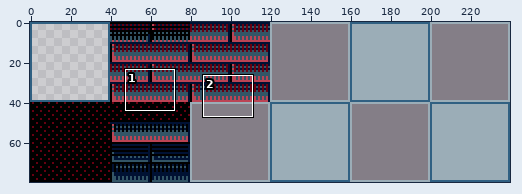
Two versions of one sprite sheet, Graphics/Maptiles_A.png. Above, an overview of the earlier version with the close-up marked.
Close-up. The starting point:
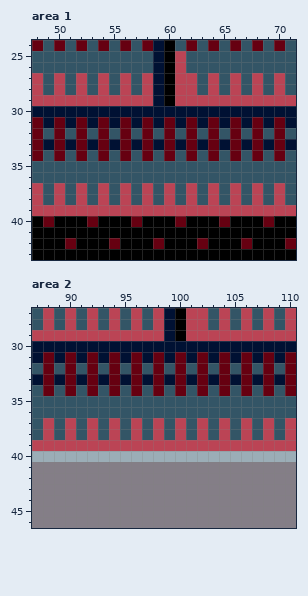
The file is 240x80 pixels. Shown: area 1: x 48..71, y 24..43; area 2: x 87..110, y 27..46. The commit also changed other parts of the picture, which this record leaves out.
New version:
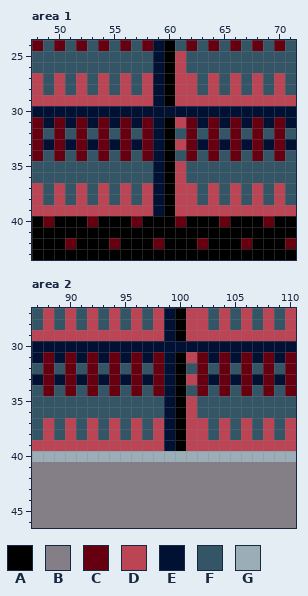
Palette (. is transparent): A #000000  B #847e87  C #660011  D #bb4455  E #001133  F #335566  G #9badb7
Changes in this commit:
Area 1:
The author changed colour C to colour A in rows 31 to 34 at x 60.
The author changed colour D to colour A in rows 37 to 39 at x 60.
The author changed colour F to colour A in rows 35 to 36 at x 60.
The author changed colour E to colour D in row 31 at x 61; in row 33 at x 61.
The author changed colour F to colour D in rows 35 to 38 at x 61.
The author changed colour D to colour E in row 39 at x 59.
The author changed colour F to colour E in row 32 at x 59; in rows 34 to 38 at x 59.
Area 2:
The author changed colour C to colour A in rows 31 to 34 at x 100.
The author changed colour D to colour A in rows 37 to 39 at x 100.
The author changed colour F to colour A in rows 35 to 36 at x 100.
The author changed colour E to colour D in row 31 at x 101; in row 33 at x 101.
The author changed colour F to colour D in rows 35 to 38 at x 101.
The author changed colour D to colour E in row 39 at x 99.
The author changed colour F to colour E in row 32 at x 99; in rows 34 to 38 at x 99.
